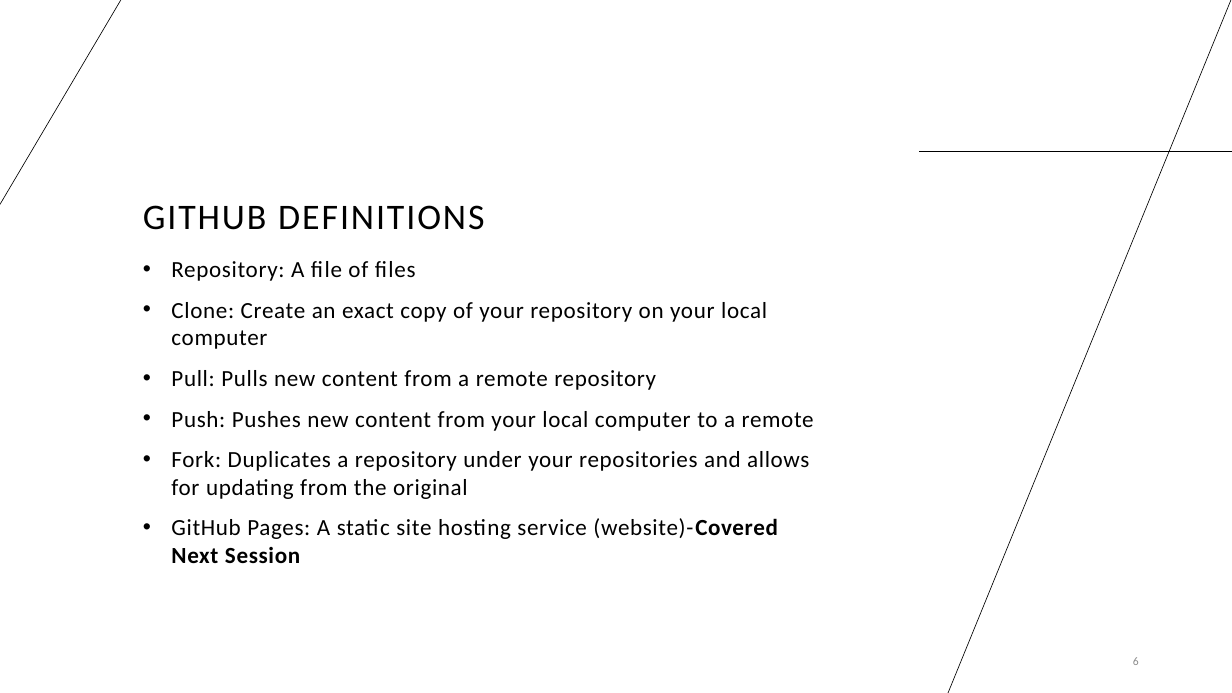
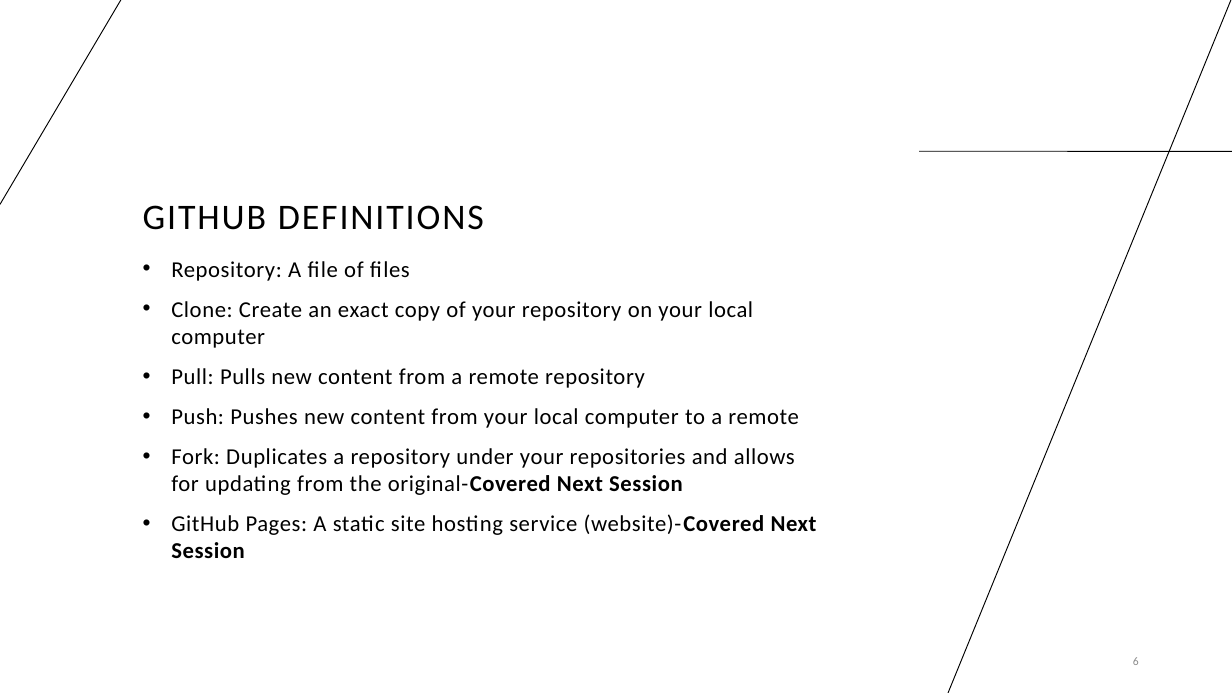
Before and after one commit to cassandra-hui/GitHub-Workshop, a slide deck: slide 6 of Day_1.pptx. Drawn at 1232x693 pixels with LibreOffice and Linux fonts; fonts in the diff are those of the drawing. Boxes give left, top, right and bottom in pixels: in the first picture for what was removed or moved away, otherwise in the second. Text is boxed around its words. In the diff, an @@ line names an element or a change of style, - is before the commit and + after.

```diff
--- a/Day_1.pptx
+++ b/Day_1.pptx
@@ line (0, 204) - (122, 0): stroke #000000 0.5 pt to #000000 0.75 pt @@
@@ line (1232, 0) - (948, 693): stroke #000000 0.5 pt to #000000 0.75 pt @@
@@ line (920, 152) - (1232, 152): stroke #000000 0.5 pt to #000000 0.75 pt @@
@@ text at (x1=171, y1=261, x2=817, y2=558): size 18 to 17.6 pt in "Repository: A file of files", "Clone: Create an exact copy of your ...", "Pull: Pulls new content from a remote ...", "Push: Pushes new content from your local ..." and 1 more places @@
@@ text at (x1=171, y1=448, x2=795, y2=495): text changed; size 18 to 17.6 pt @@
-  • Fork: Duplicates a repository under your repositories and allows for updating from the original
+  • Fork: Duplicates a repository under your repositories and allows for updating from the original-Covered Next Session
```
Also in this commit, not shown: 18 other slides changed, 3 slides added, 1 slide removed, 12 other files.
